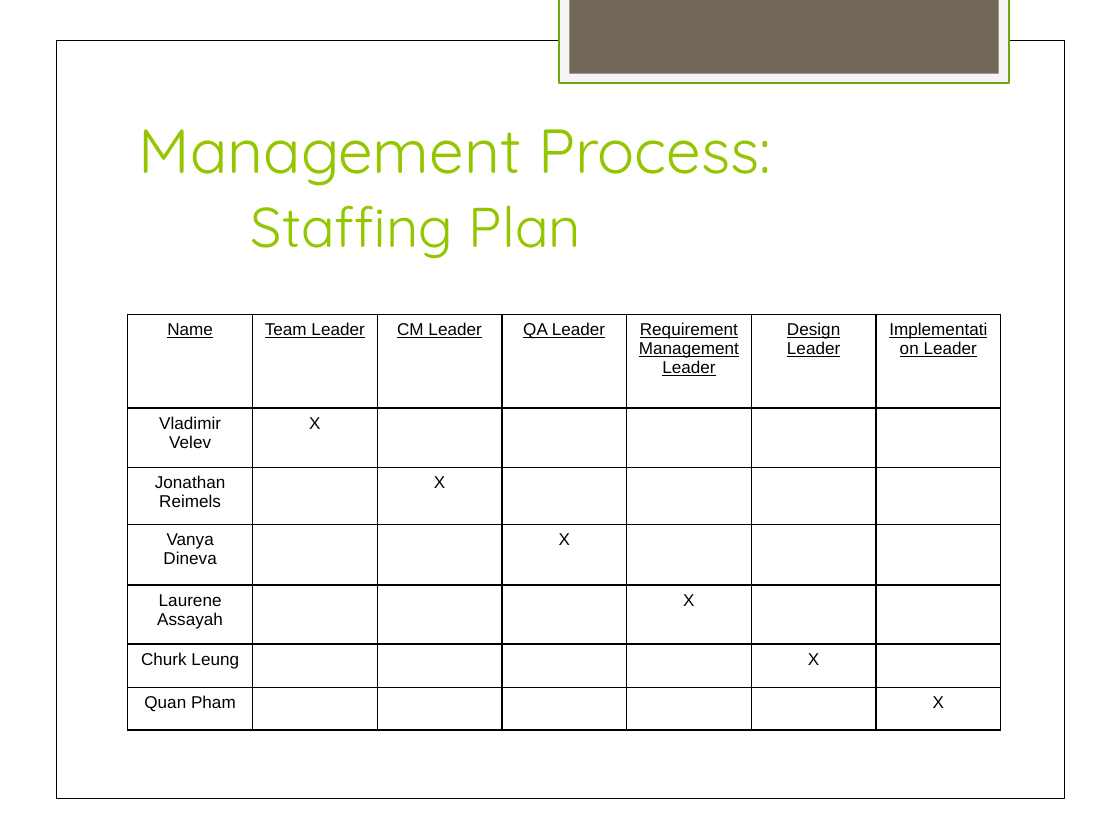
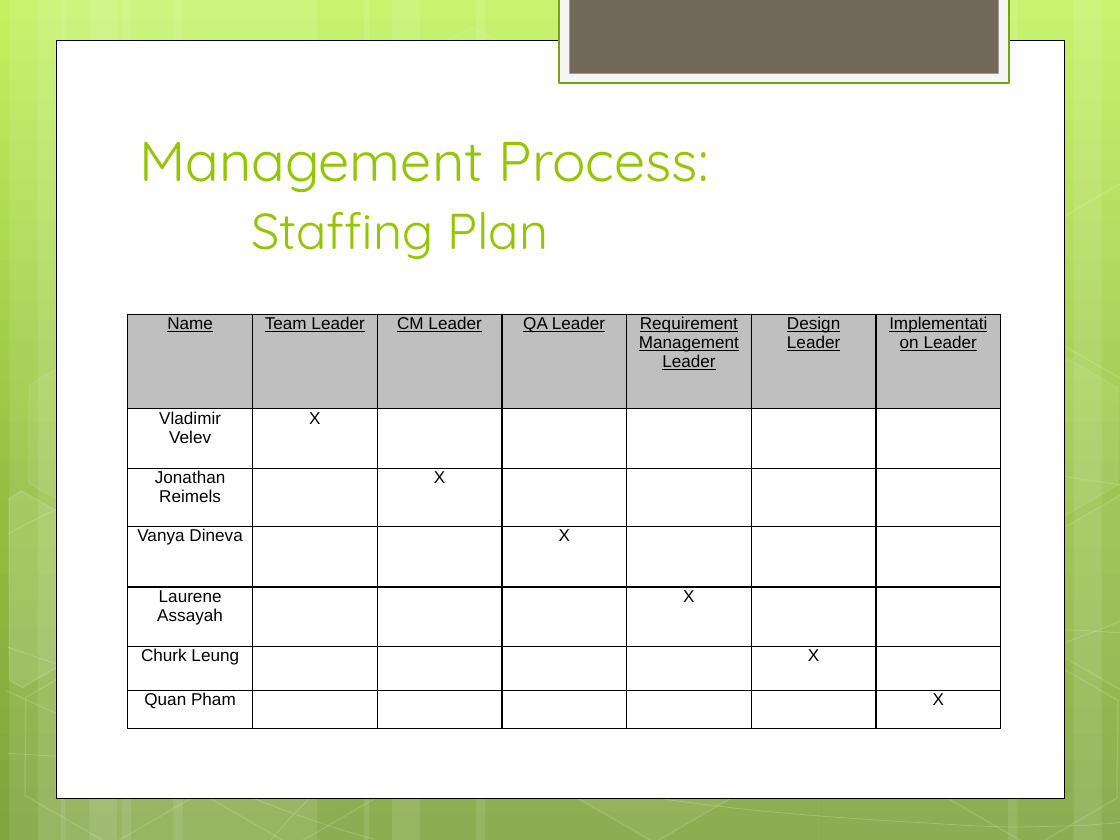
Before and after one commit to hiyenwong/cs679-b1-class-project, a slide deck: slide 10 of deliverables/final/Final Presentation.pptx. Drawn at 1120x840 pixels with LibreOffice and Linux fonts; fonts in the diff are those of the drawing. Boxes give left, top, right and bottom in pixels: in the first picture for what was removed or moved away, otherwise in the second. Text is boxed around its words. In the diff, an @@ line names an element or a change of style, - is before the commit and + after.

```diff
--- a/deliverables/final/Final Presentation.pptx
+++ b/deliverables/final/Final Presentation.pptx
@@ background #FFFFFF to gradient #C3F35F to #93BF3F to #81A53E @@
@@ fill #FFFFFF to #FFFFFF at 10% opacity in 8 elements at bbox=[174, 0, 370, 840], bbox=[62, 0, 118, 840], bbox=[90, 0, 183, 840], bbox=[476, 0, 821, 840], bbox=[364, 0, 420, 840], bbox=[392, 0, 485, 840], bbox=[9, 0, 65, 840], bbox=[37, 0, 130, 840] @@
@@ rectangle removed at bbox=[430, 2, 626, 172] @@
@@ rectangle at bbox=[56, 40, 1064, 797]: outline #000000 0.51 pt to #000000 0.5 pt @@
@@ title "Management Process: Staffing Plan" at bbox=[139, 141, 709, 259]: size 40 to 36 pt in "Management Process:"; size 36 to 32.4 pt in "Staffing Plan" @@
@@ group added at bbox=[0, 0, 1120, 840]: 8 freeform shapes, 8 hexagons, 4 rectangles @@
@@ rectangle removed at bbox=[1080, 159, 1120, 329] @@
@@ table at bbox=[128, 315, 998, 729] @@
@@ fill none to #BFBFBF in row 1 @@
@@ borders changed @@
@@ rectangle removed at bbox=[990, 314, 1120, 484] @@
@@ rectangle removed at bbox=[8, 424, 1120, 533] @@
@@ rectangle removed at bbox=[899, 470, 1095, 641] @@
@@ rectangle removed at bbox=[1080, 470, 1120, 641] @@
@@ rectangle removed at bbox=[16, 487, 170, 657] @@
@@ rectangle removed at bbox=[8, 617, 1120, 762] @@
@@ rectangle removed at bbox=[271, 628, 1120, 839] @@
@@ rectangle removed at bbox=[990, 626, 1120, 796] @@
@@ rectangle removed at bbox=[8, 647, 1120, 829] @@
@@ rectangle removed at bbox=[7, 691, 375, 839] @@
```
Also in this commit, not shown: 27 other slides changed, 2 slides added.
